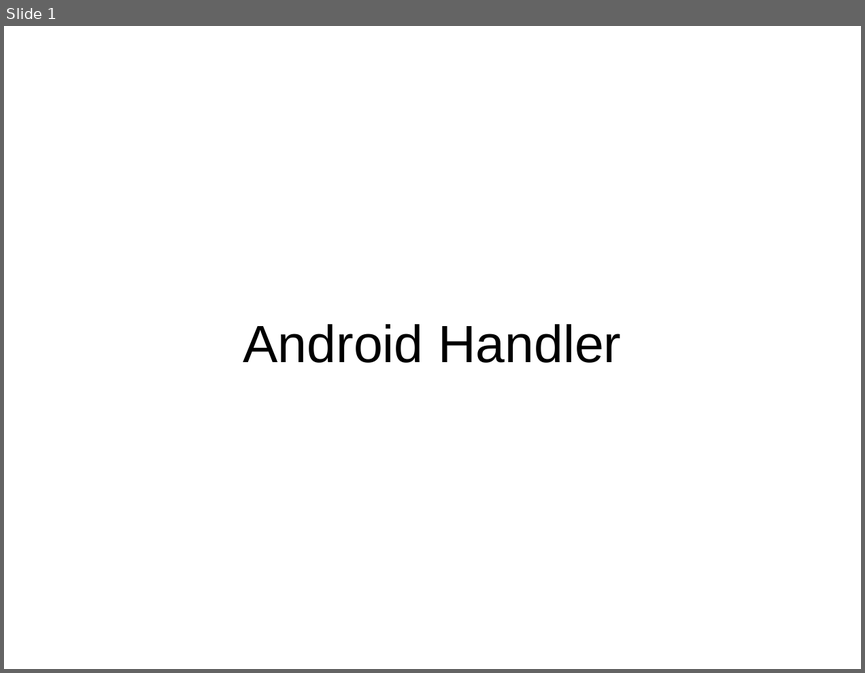
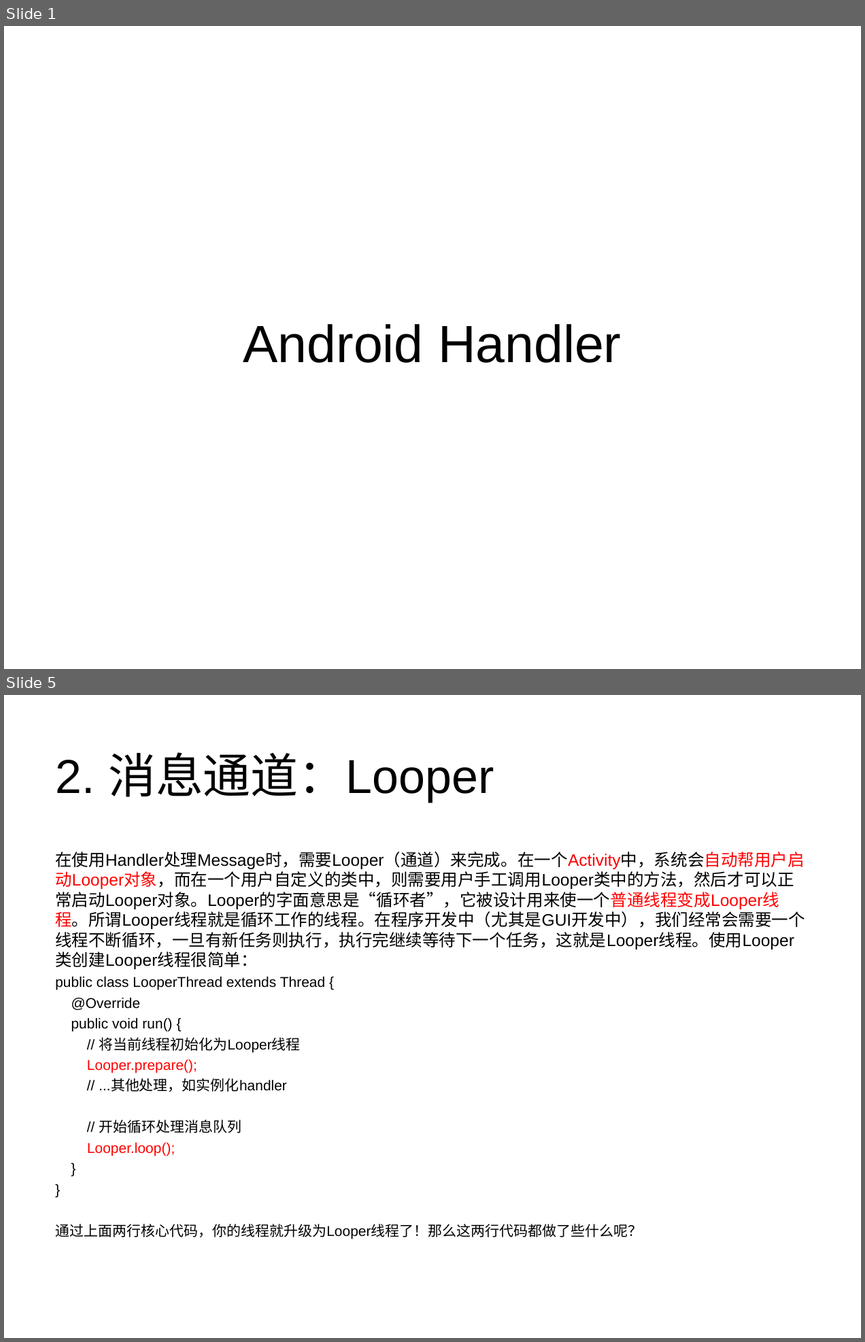
Before and after one commit to PeakLi/Android-Handler, a slide deck: Android Handler.ppt. Shown one above the other, each under a label of ours: slide 1 before the commit, slides 1 and 5 after it; the slides between them are not shown. The pictures are 865x673 and 865x1342 pixels, drawn with LibreOffice and Linux fonts; fonts in the diff are those of the drawing. Boxes give left, top, right and bottom in pixels: in the first picture for what was removed or moved away, otherwise in the second. Text is boxed around its words. In the diff, an @@ line names an element or a change of style, - is before the commit and + after.

```diff
--- a/Android Handler.ppt
+++ b/Android Handler.ppt
@@ slide 5 added at <box>4,695,861,1338</box>, background #FFFFFF @@
@@ title added at <box>55,752,494,803</box>, 40 pt, text #000000 @@
+2. 消息通道：Looper
@@ text added at <box>55,851,805,1239</box>, 14 pt, text #000000 @@
+在使用Handler处理Message时，需要Looper（通道）来完成。在一个Activity中，系统会自动帮用户启动Looper对象，而在一个用户自定义的类中，则需要用户手工调用Looper类中的方法，然后才可以正常启动Looper对象。Looper的字面意思是“循环者”，它被设计用来使一个普通线程变成Looper线程。所谓Looper线程就是循环工作的线程。在程序开发中（尤其是GUI开发中），我们经常会需要一个线程不断循环，一旦有新任务则执行，执行完继续等待下一个任务，这就是Looper线程。使用Looper类创建Looper线程很简单：
+public class LooperThread extends Thread {
+@Override
+public void run() {
+// 将当前线程初始化为Looper线程
+Looper.prepare();
+// ...其他处理，如实例化handler
+// 开始循环处理消息队列
+Looper.loop();
+}
+}
+通过上面两行核心代码，你的线程就升级为Looper线程了！那么这两行代码都做了些什么呢？
```
Also in this commit, not shown: 1 slide changed, 6 other slides added, 1 slide removed.
